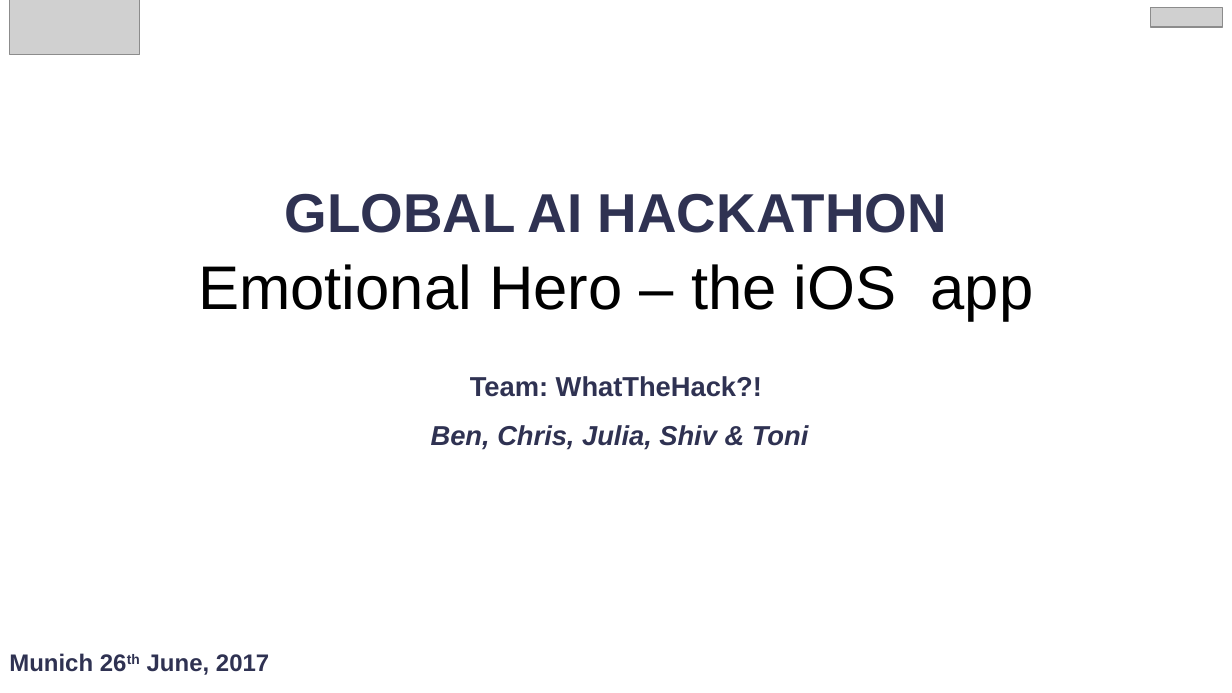
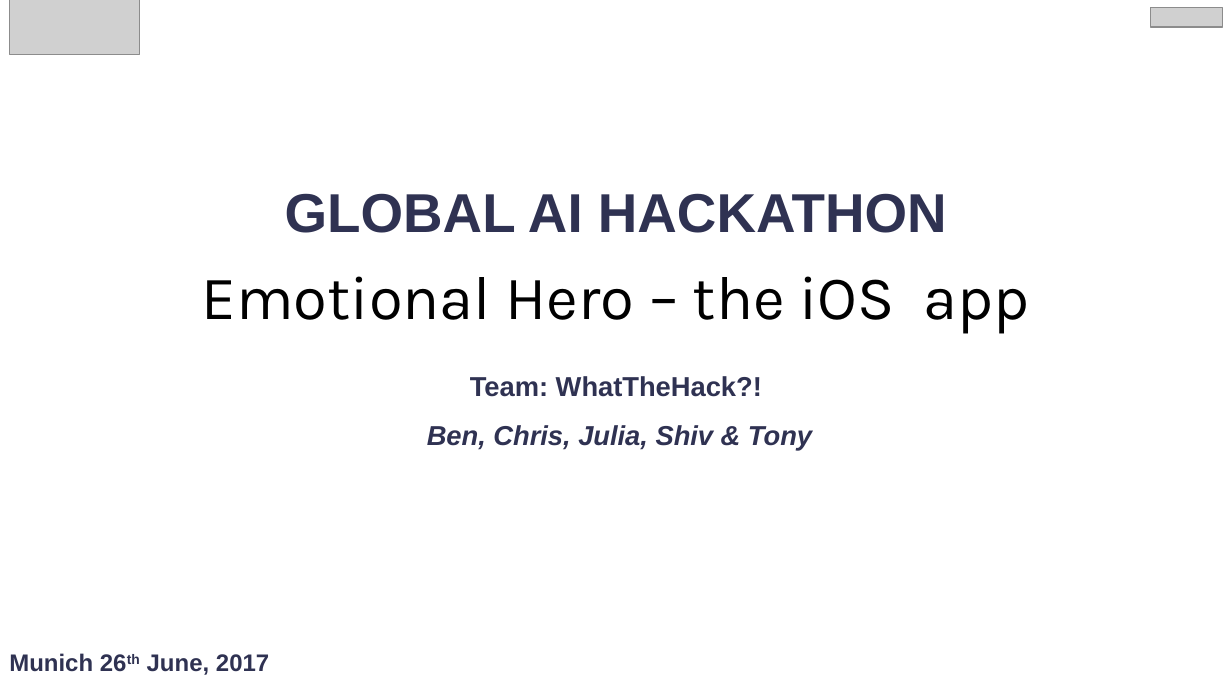
Before and after one commit to b3nk4n/AI-Hackathon, a slide deck: slide 1 of docs/AI Hackathon - Presentation.pptx. Drawn at 1232x693 pixels with LibreOffice and Linux fonts; fonts in the diff are those of the drawing; grey boxes stand for pictures; background and template pictures are left out. Boxes give left, top, right and bottom in pixels: in the first picture for what was removed or moved away, otherwise in the second. Text is boxed around its words. In the diff, an @@ line names an element or a change of style, - is before the commit and + after.

Commit message:
Updated Presentation

```diff
--- a/docs/AI Hackathon - Presentation.pptx
+++ b/docs/AI Hackathon - Presentation.pptx
@@ text "Emotional Hero – the iOS ...": place and size @@
-text "Emotional Hero – the iOS ..." at <box>198,264,1034,321</box>
+text "Emotional Hero – the iOS ..." at <box>202,276,1030,334</box>
@@ text "Emotional Hero – the iOS ..." at <box>202,276,1030,334</box>: font Arial to Karla @@
@@ text at <box>427,425,812,451</box>: text changed @@
-Ben, Chris, Julia, Shiv & Toni
+Ben, Chris, Julia, Shiv & Tony
```
Also in this commit, not shown: 5 slides added, 3 slides removed.
